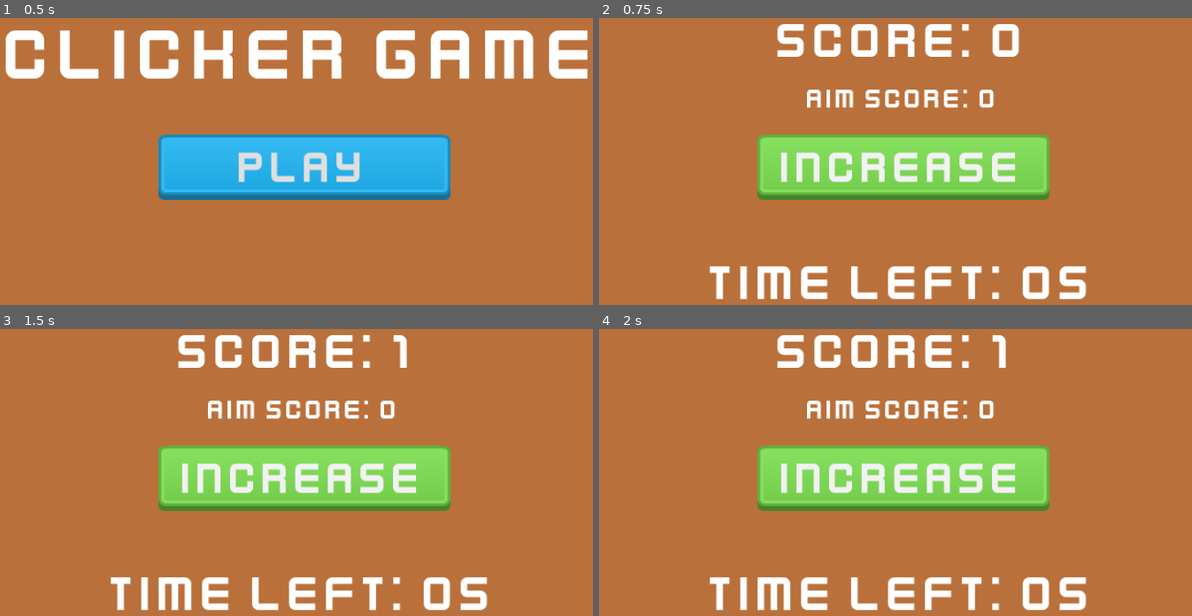
Above: before the commit, frames 1-4 (two rows, left to right).
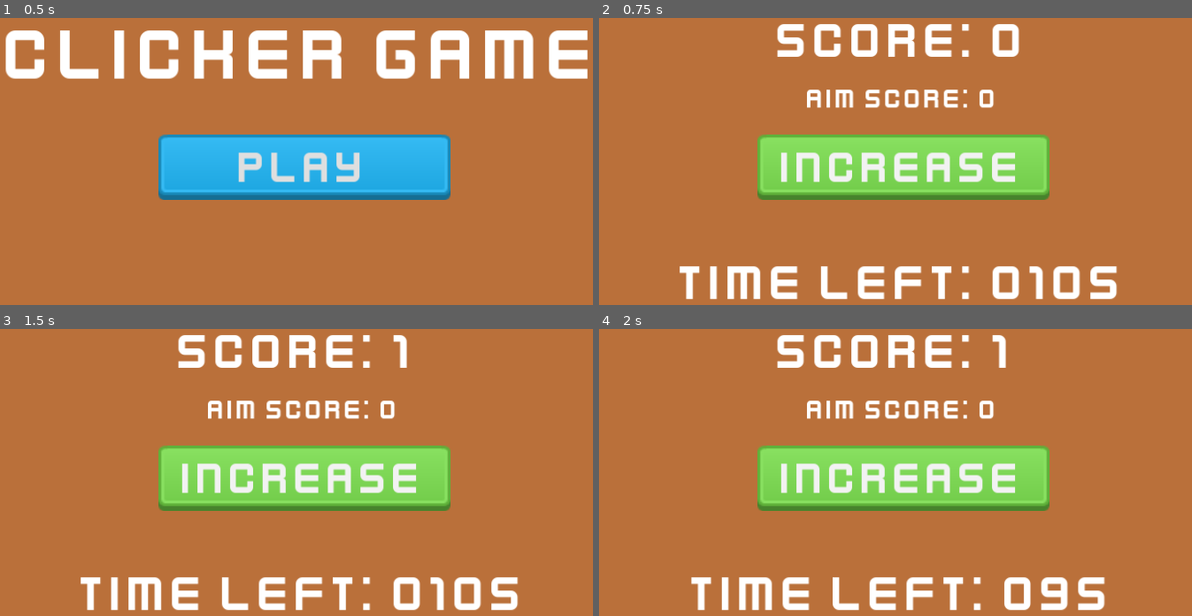
Above: after the commit, the same moments.

Repository: dspad/GodotMobileProject
Game: Godot game, scene res://Menu.tscn
The game is run twice, just before and just after one commit, with the same random seed, the same clock (stepped at 60 frames per second) and the same inputs.
Inputs:
- Up to frame 1 (0.5 s): no input
- Up to frame 2 (0.75 s): click "Play" at 0.5 s
- Up to frame 3 (1.5 s): click "Increase" at 1.25 s
- Up to frame 4 (2 s): no input

Frame 1 is identical in both runs. In frame 2, 4.6% of the frame differs, in the area x 13-88%, y 86-99%; in frame 3, 4.6%; in frame 4, 4.6%, in the area x 15-86%, y 86-99%.

Commit message:
Setup time left timer

Diff:
--- a/Main.tscn
+++ b/Main.tscn
@@ -24,6 +24,7 @@
 grow_horizontal = 2
 grow_vertical = 2
 script = ExtResource("1_84wu7")
+time_left = 10
 
 [node name="IncreaseScoreButton" type="Button" parent="."]
 layout_mode = 1
@@ -93,4 +94,8 @@
 theme_override_font_sizes/font_size = 85
 text = "Time left: 0s"
 
+[node name="TimeLeftTimer" type="Timer" parent="."]
+autostart = true
+
 [connection signal="pressed" from="IncreaseScoreButton" to="." method="_on_increase_score_button_pressed"]
+[connection signal="timeout" from="TimeLeftTimer" to="." method="_on_time_left_timer_timeout"]
--- a/main.gd
+++ b/main.gd
@@ -1,8 +1,21 @@
 extends Control
 
 var score : int = 0
+@export var time_left : int = 5
+
+func _ready() -> void:
+	$TimeLeftLabel.text = "Time left: 0" + str(time_left) + "s"
 
 func _on_increase_score_button_pressed() -> void:
 	score += 1
 	$ScoreLabel.text = "Score: " + str(score)
 	Input.vibrate_handheld(125)
+
+
+func _on_time_left_timer_timeout() -> void:
+	time_left -= 1
+	if time_left > 0:
+		$TimeLeftLabel.text = "Time left: 0" + str(time_left) + "s"
+	else:
+		print("Game Over")
+		$TimeLeftTimer.stop()
